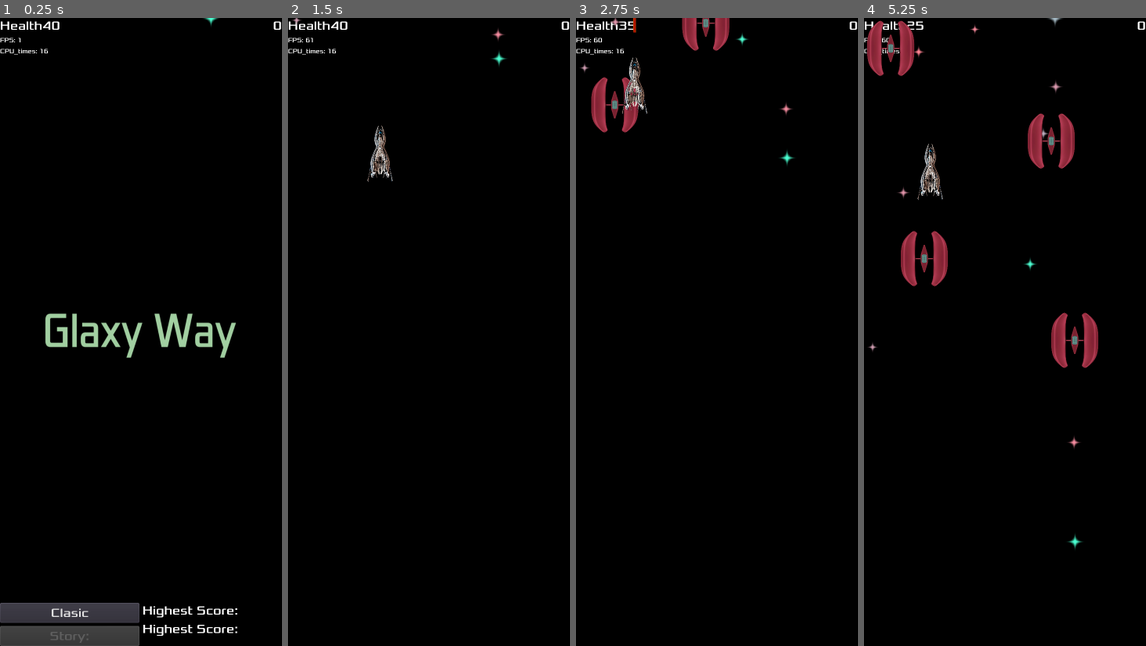
Above: before the commit, frames 1-4 (left to right).
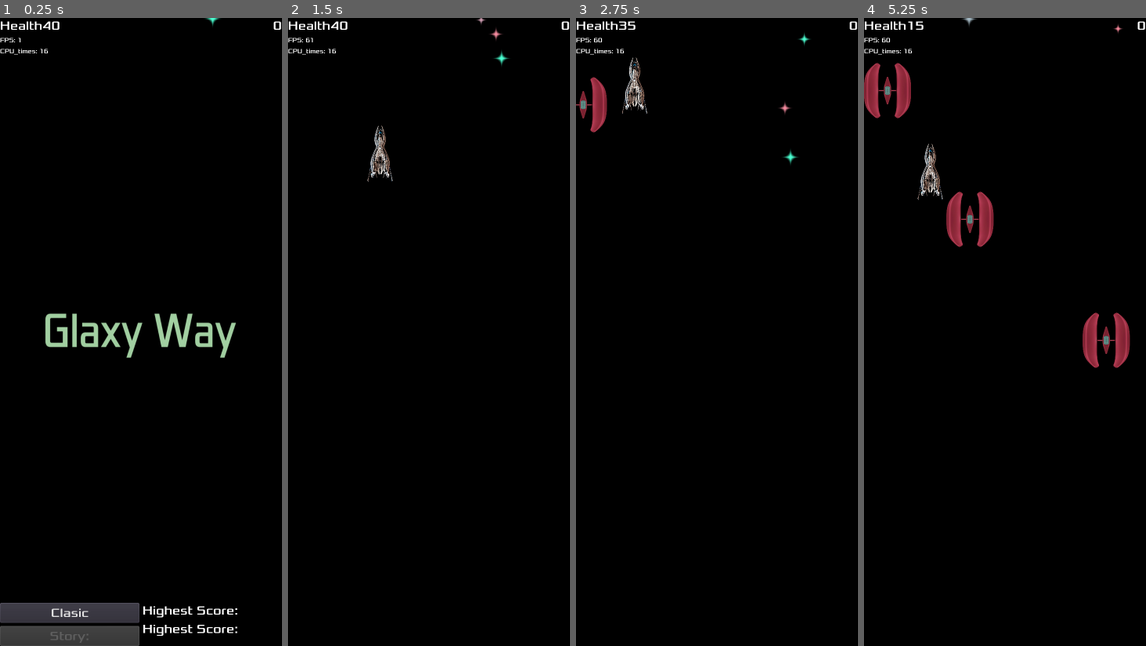
Above: after the commit, the same moments.

Repository: openOrganizationPakistan/Galaxy-Way
Game: Godot game, scene res://scenes/HUD.tscn
The game is run twice, just before and just after one commit, with the same random seed, the same clock (stepped at 60 frames per second) and the same inputs. Sound files missing from this copy of the repository are replaced by a short silence.
Inputs (mouse positions are in pixels of both pictures, inside the frame that each line leads up to):
- Up to frame 1 (0.25 s): no input
- Up to frame 2 (1.5 s): click "Clasic" at 0.5 s; move the mouse to (491, 300) at 1.27 s; click (491, 300) at 1.42 s
- Up to frame 3 (2.75 s): drag from (660, 363) to (629, 36) at 2.02 s
- Up to frame 4 (5.25 s): move the mouse to (1033, 193) at 2.77 s; click (1033, 193) at 2.92 s; drag from (990, 457) to (973, 93) at 3.52 s; move the mouse to (1089, 426) at 4.27 s; click (1089, 426) at 4.42 s; drag from (920, 237) to (903, 24) at 5.02 s

The runs differ from the first frame. In frame 1, less than 0.1% of the frame differs, in the area x 72-79%, y 0-2%; in frame 2, 0.1%; in frame 3, 1.4%; in frame 4, 5.7%, in the area x 0-95%, y 0-85%.

Commit message:
Add files via upload

Diff:
--- a/scenes/HUD.tscn
+++ b/scenes/HUD.tscn
@@ -19,17 +19,15 @@
 [sub_resource type="ParticlesMaterial" id=4]
 emission_shape = 2
 emission_box_extents = Vector3( 240, 1, 1 )
-flag_disable_z = true
 gravity = Vector3( 0, 98, 0 )
-orbit_velocity = 0.0
-orbit_velocity_random = 0.0
+initial_velocity = 2.0
 scale = 0.25
 scale_random = 1.0
 color = Color( 0.7, 1, 1, 1 )
 hue_variation = 0.1
 hue_variation_random = 1.0
 
-[node name="CanvasLayer" type="CanvasLayer"]
+[node name="HUD" type="CanvasLayer"]
 script = ExtResource( 4 )
 
 [node name="TextureRect2" type="TextureRect" parent="."]
--- a/scenes/enemies.tscn
+++ b/scenes/enemies.tscn
@@ -4,6 +4,8 @@
 [ext_resource path="res://scenes/enemies/rock_01.tscn" type="PackedScene" id=2]
 [ext_resource path="res://scripts/enemies.gd" type="Script" id=3]
 [ext_resource path="res://scenes/enemies/ships/ship_01.tscn" type="PackedScene" id=4]
+
+
 
 [node name="enemies" type="Node2D"]
 script = ExtResource( 3 )
--- a/scenes/enemies/mine_0.tscn
+++ b/scenes/enemies/mine_0.tscn
@@ -35,7 +35,7 @@
 
 [node name="sprite" type="AnimatedSprite" parent="."]
 frames = SubResource( 1 )
-frame = 4
+frame = 1
 playing = true
 
 [node name="shape" type="CollisionShape2D" parent="."]
--- a/scenes/levels/level_1.tscn
+++ b/scenes/levels/level_1.tscn
@@ -1,7 +1,8 @@
 [gd_scene load_steps=4 format=2]
 
-[ext_resource path="res://level_1.gd" type="Script" id=1]
+[ext_resource path="res://scripts/levels/level_1.gd" type="Script" id=1]
 [ext_resource path="res://scenes/enemies.tscn" type="PackedScene" id=2]
+
 
 [sub_resource type="Curve2D" id=1]
 _data = {
--- a/scripts/Global.gd
+++ b/scripts/Global.gd
@@ -1,4 +1,6 @@
 extends Node
+
+var game_over = false
 
 var clasic_mode = 0
 
--- a/scripts/HUD.gd
+++ b/scripts/HUD.gd
@@ -19,6 +19,7 @@
 onready var story_play_button = $MarginContainer/VBoxContainer/VBoxContainer2/HBoxContainer/VBoxContainer/story
 
 var player_instance
+var scene_instance
 
 onready var particles_BG = $CPUParticles2D.process_material as ParticlesMaterial
 
@@ -40,20 +41,21 @@
 
 	score.text = str(Global.score)
 
+	if Global.game_over:
+		$player_fire_timer.stop()
+		Global.game_over=false
+		_show_stuff()
+		scene_instance.queue_free()
+
 
 func _add_fire():
 	var open_fire = fires_scn.instance()._select_fire(Global.fire_type).duplicate()
-	open_fire.position = Vector2 ( player_instance.global_position.x , player_instance.global_position.y + (-Global.screen_ratio_y*60) )
+	open_fire.position = Vector2 ( player_instance.global_position.x , player_instance.global_position.y + (-Global.screen_ratio_y*80) )
 	add_child(open_fire)
 
 
 func _on_clasic_pressed():
-	Global.clasic_mode = 1
-	_hide_stuff()
-	var scene_instance = levels_scn.instance()
-	scene_instance._select_level(Global.level)
-	add_child(scene_instance)
-	_add_player()
+	_start_game()
 
 
 func _hide_stuff():
@@ -64,6 +66,14 @@
 	story_play_button.hide()
 
 
+func _show_stuff():
+	$TextureRect2.show()
+	clasic_high_score.show()
+	story_high_score.show()
+	clasic_play_button.show()
+	story_play_button.show()
+
+
 func _add_player():
 	player_instance = players_scn.instance()._select_player(Global.player).duplicate()
 	add_child(player_instance)
@@ -72,3 +82,14 @@
 
 func _on_player_fire_timer_timeout():
 	_add_fire()
+
+
+func _start_game():
+	Global.player_health=40
+	Global.game_over = false
+	Global.clasic_mode = 1
+	_hide_stuff()
+	scene_instance = levels_scn.instance()
+	scene_instance._select_level(Global.level)
+	add_child(scene_instance)
+	_add_player()
--- a/scripts/enemies/ships/ship_01.gd
+++ b/scripts/enemies/ships/ship_01.gd
@@ -58,9 +58,10 @@
 		pass
 	elif area.is_in_group("fire"):
 		health -= damage
+	elif area.is_in_group("player"):
+		Global.player_damage = 5
 	else:
-		Global.player_damage = 5
-
+		pass
 
 func _on_distroy_sound_finished():
 
--- a/scripts/fires/laser.gd
+++ b/scripts/fires/laser.gd
@@ -23,6 +23,7 @@
 
 func _on_laser_area_entered(_area):
 	Global.fire_damage = 100
+	$shape.set_deferred("disabled",true)
 
 
 func _on_laser_beam_finished():
--- /dev/null
+++ b/scripts/levels/level_1.gd
@@ -0,0 +1,68 @@
+extends Node
+
+export (PackedScene) var enemy_scn
+
+var enemy = 3
+
+var rock_enemy = false
+var mine_enemy = false
+var ship_enemy = false
+
+var enemy_instance
+
+func _ready():
+	$rock_spawn.start()
+	$mines_timer.start()
+	$spawn_ship.start()
+
+	$rock_spawn.one_shot = true
+	$mines_timer.one_shot = true
+	$spawn_ship.one_shot = true
+
+
+func _process(_delta):
+
+	if rock_enemy:
+		rock_enemy = false
+		enemy = 0
+		$rock_spawn.wait_time = rand_range(5,7)
+		$rock_spawn.start()
+		_spawn_enemy(enemy)
+
+
+	if mine_enemy:
+		mine_enemy = false
+		enemy = 1
+		$mines_timer.wait_time = rand_range(7,10)
+		$mines_timer.start()
+		_spawn_enemy(enemy)
+	if ship_enemy:
+		ship_enemy = false
+		enemy = 2
+		$spawn_ship.wait_time = rand_range(0.75,1.5)
+		$spawn_ship.start()
+		_spawn_enemy(enemy)
+
+
+func _spawn_enemy(val):
+	$Path2D/PathFollow2D.offset = randi()
+	var rock_instance = enemy_scn.instance()._select_enemy(val)
+	add_child(rock_instance)
+	rock_instance.position = $Path2D/PathFollow2D.position
+
+	$rock_spawn.wait_time = rand_range(5,10)
+
+
+func _spawn_ship():
+	ship_enemy = true
+	pass # Replace with function body.
+
+
+func _rock_enemy():
+	rock_enemy = true
+	pass # Replace with function body.
+
+
+func _mine_enemy():
+	mine_enemy = true
+	pass # Replace with function body.
--- a/scripts/players/player_0.gd
+++ b/scripts/players/player_0.gd
@@ -25,6 +25,7 @@
 
 func _process(_delta):
 	if health<=0 :
+		Global.game_over = true
 		queue_free()
 
 
@@ -32,4 +33,8 @@
 	if area.is_in_group("enemy"):
 		health -= Global.player_damage
 
+	else:
+		pass
+
 	Global.player_health = health
+	Global.player_damage = 0
Not shown, changed: export_presets.cfg
Not shown, added: debug.keystore
